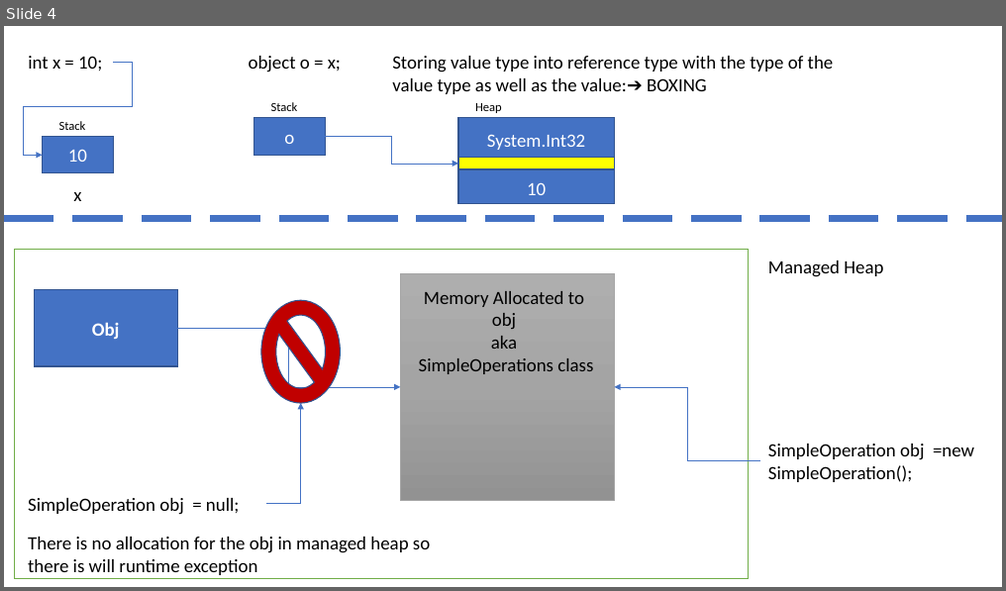
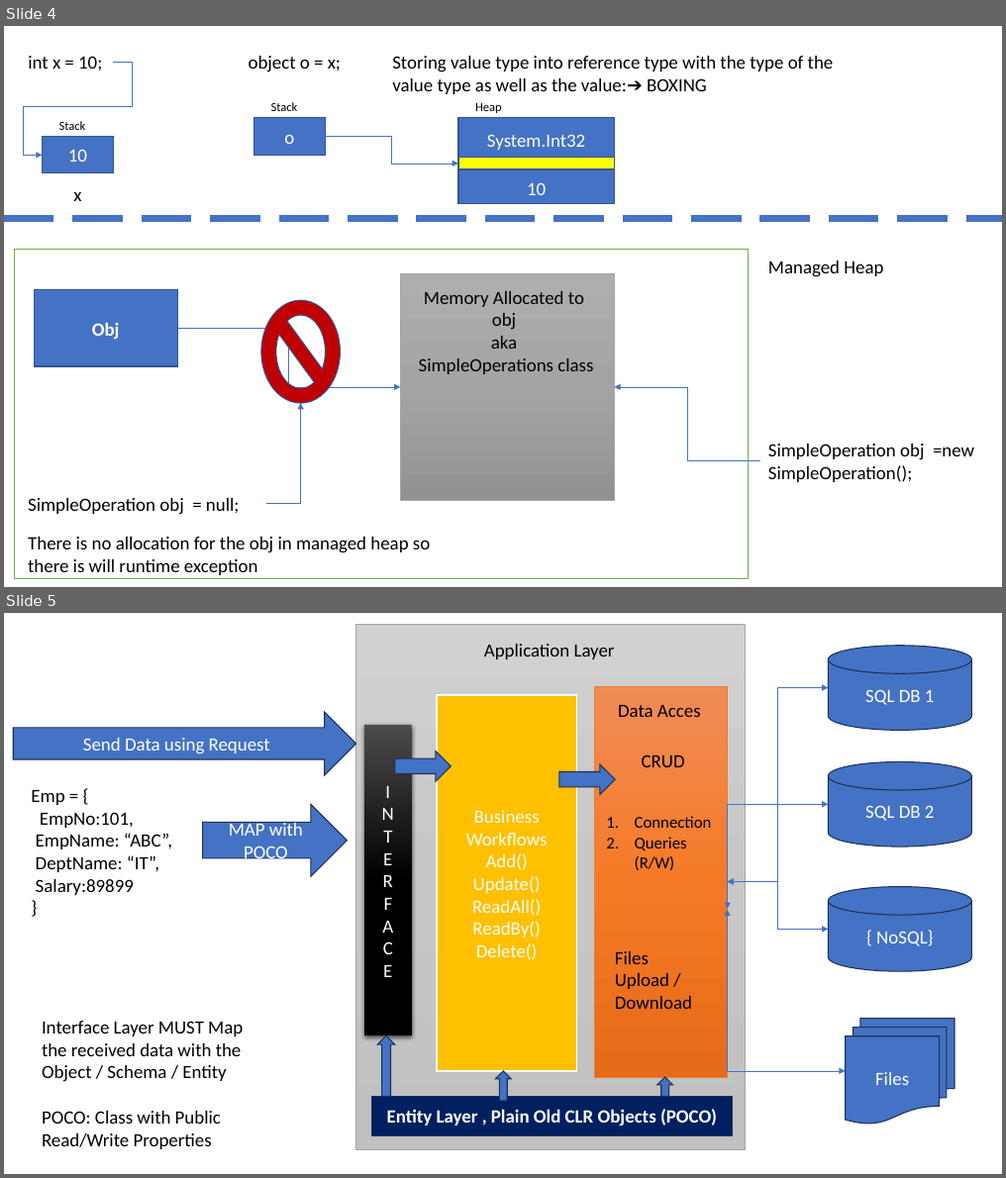
Before and after one commit to maheshsabnis/NetAppsNice, a slide deck: ppts.pptx. Shown one above the other, each under a label of ours: slide 4 before the commit, slides 4 and 5 after it. The pictures are 1006x591 and 1006x1178 pixels, drawn with LibreOffice and Linux fonts; fonts in the diff are those of the drawing. Boxes give left, top, right and bottom in pixels: in the first picture for what was removed or moved away, otherwise in the second. Text is boxed around its words. In the diff, an @@ line names an element or a change of style, - is before the commit and + after.

```diff
--- a/ppts.pptx
+++ b/ppts.pptx
@@ slide 5 added at box(4, 613, 1002, 1174), background #FFFFFF @@
@@ rectangle added at box(355, 624, 745, 1150), fill gradient #D2D2D2 to #C8C8C8 to #C0C0C0, outline #A5A5A5 0.5 pt @@
@@ text added at box(484, 644, 615, 660), 18 pt, text #000000 @@
+Application Layer
@@ cylinder added at box(829, 646, 972, 730), fill #4472C4, outline #1E3256 1 pt, 18 pt, text #FFFFFF @@
+SQL DB 1
@@ rectangle added at box(437, 695, 576, 1072), fill #FFC000, outline #FFFFFF 1.5 pt, 18 pt, text #FFFFFF @@
+Business Workflows
+Add()
+Update()
+ReadAll()
+ReadBy()
+Delete()
@@ rectangle added at box(595, 686, 728, 1077), fill gradient #F18C57 to #F67B28 to #E56C19, outline #ED7D31 0.5 pt @@
@@ elbow double arrow added from (727, 881) to (829, 688), #4472C4 0.5 pt @@
@@ right arrow added at box(13, 712, 355, 775), fill #4472C4, outline #1E3256 1 pt, 18 pt, text #FFFFFF @@
+Send Data using Request
@@ rectangle added at box(364, 725, 412, 1037), fill gradient #4B4B4B to #000000, 18 pt, text #FFFFFF @@
+I
+N
+T
+E
+R
+F
+A
+C
+E
@@ text added at box(618, 705, 701, 717), 18 pt, text #000000 @@
+Data Acces
@@ right arrow added at box(395, 752, 450, 781), fill #4472C4, outline #1E3256 1 pt @@
@@ text added at box(642, 755, 685, 767), 18 pt, text #000000 @@
+CRUD
@@ text added at box(31, 790, 172, 895), 18 pt, text #000000 @@
+Emp = {
+EmpNo:101,
+EmpName: “ABC”,
+DeptName: “IT”,
+Salary:89899
+}
@@ right arrow added at box(559, 764, 615, 794), fill #4472C4, outline #1E3256 1 pt @@
@@ cylinder added at box(829, 761, 972, 847), fill #4472C4, outline #1E3256 1 pt, 18 pt, text #FFFFFF @@
+SQL DB 2
@@ right arrow added at box(202, 805, 347, 876), fill #4472C4, outline #1E3256 1 pt, 18 pt, text #FFFFFF @@
+MAP with POCO
@@ text added at box(635, 816, 712, 870), 16 pt, text #000000 @@
+1. Connection
+2. Queries (R/W)
@@ elbow double arrow added from (727, 909) to (829, 805), #4472C4 0.5 pt @@
@@ elbow double arrow added from (727, 881) to (829, 929), #4472C4 0.5 pt @@
@@ elbow double arrow added from (727, 909) to (846, 1071), #4472C4 0.5 pt @@
@@ cylinder added at box(829, 887, 972, 971), fill #4472C4, outline #1E3256 1 pt, 18 pt, text #FFFFFF @@
+{ NoSQL}
@@ text added at box(615, 952, 692, 1009), 18 pt, text #000000 @@
+Files Upload / Download
@@ text added at box(42, 1021, 243, 1150), 18 pt, text #000000 @@
+Interface Layer MUST Map the received data with the Object / Schema / Entity
+POCO: Class with Public Read/Write Properties
@@ flow chart multidocument added at box(846, 1019, 954, 1124), fill #4472C4, outline #1E3256 1 pt, 18 pt, text #FFFFFF @@
+Files
@@ up arrow added at box(377, 1036, 395, 1096), fill #4472C4, outline #1E3256 1 pt @@
@@ up arrow added at box(496, 1071, 512, 1101), fill #4472C4, outline #1E3256 1 pt @@
@@ up arrow added at box(657, 1077, 673, 1096), fill #4472C4, outline #1E3256 1 pt @@
@@ rectangle added at box(371, 1096, 734, 1137), fill #002060, outline #1E3256 1 pt, 18 pt, text #FFFFFF, bold @@
+Entity Layer , Plain Old CLR Objects (POCO)
```
Also in this commit, not shown: 5 other slides added, 24 other files.
